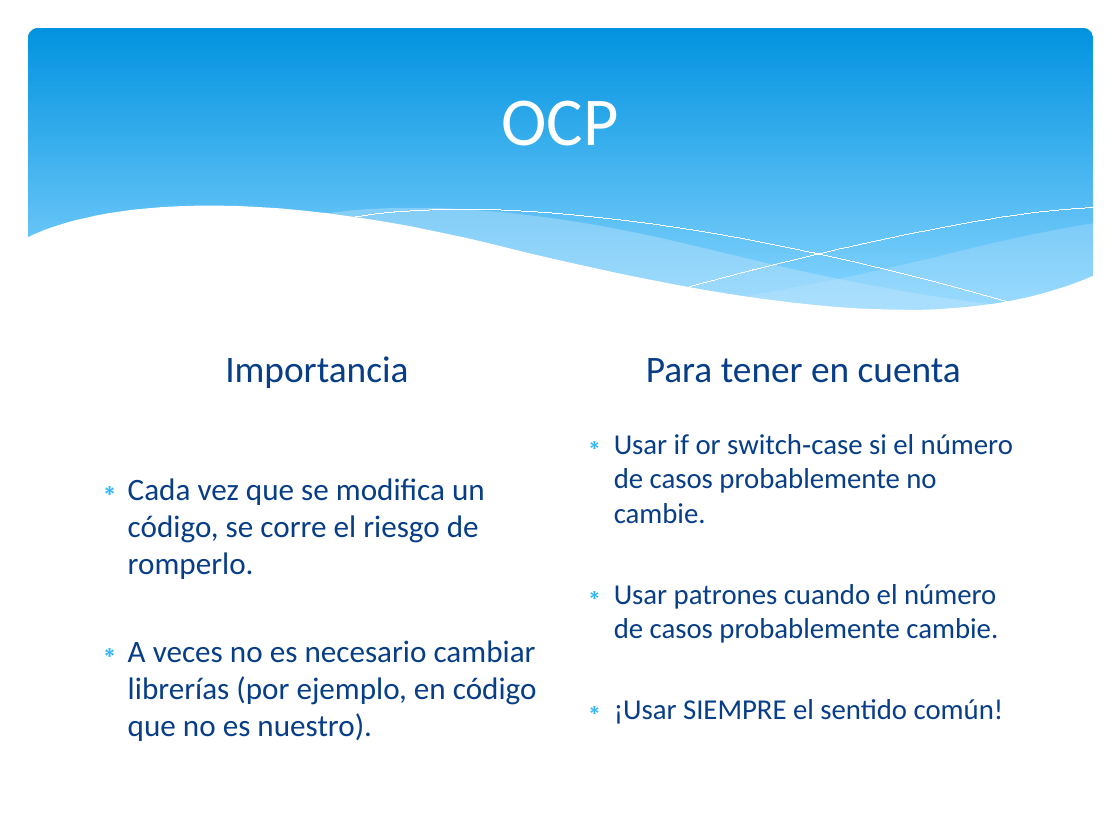
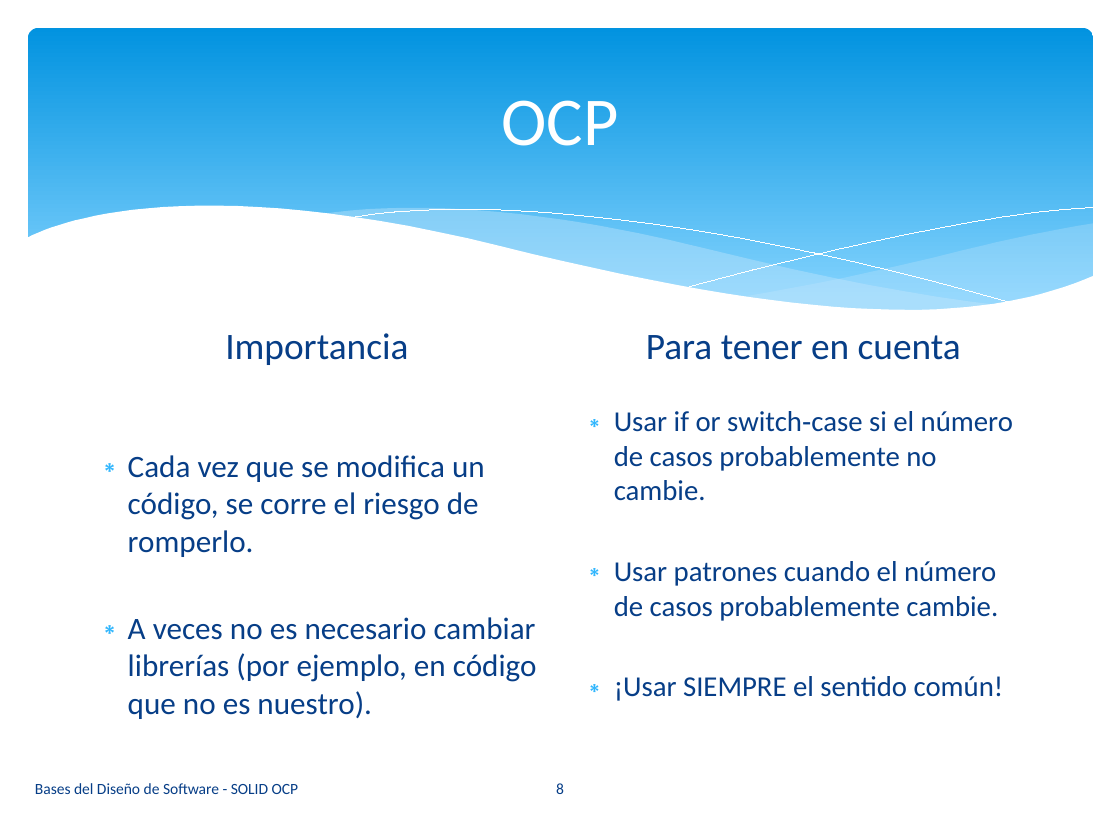
Before and after one commit to vvalotto/Base-Disenio-Software, a slide deck: slide 8 of 04. Principios SOLID - OCP.pptx. Drawn at 1120x840 pixels with LibreOffice and Linux fonts; fonts in the diff are those of the drawing. Boxes give left, top, right and bottom in pixels: in the first picture for what was removed or moved away, otherwise in the second. Text is boxed around its words. In the diff, an @@ line names an element or a change of style, - is before the commit and + after.

```diff
--- a/04. Principios SOLID - OCP.pptx
+++ b/04. Principios SOLID - OCP.pptx
@@ 4 texts: place and size @@
-4 texts at [128, 356, 1013, 741]
+4 texts at [128, 333, 1013, 719]
@@ text added at [35, 783, 299, 794], 10 pt, text #073E87 @@
+Bases del Diseño de Software - SOLID OCP
@@ page number added at [556, 783, 564, 794], 10 pt, text #073E87 @@
+8
```
Also in this commit, not shown: 6 other slides changed, 1 slide added, 1 slide removed, 4 other files.
